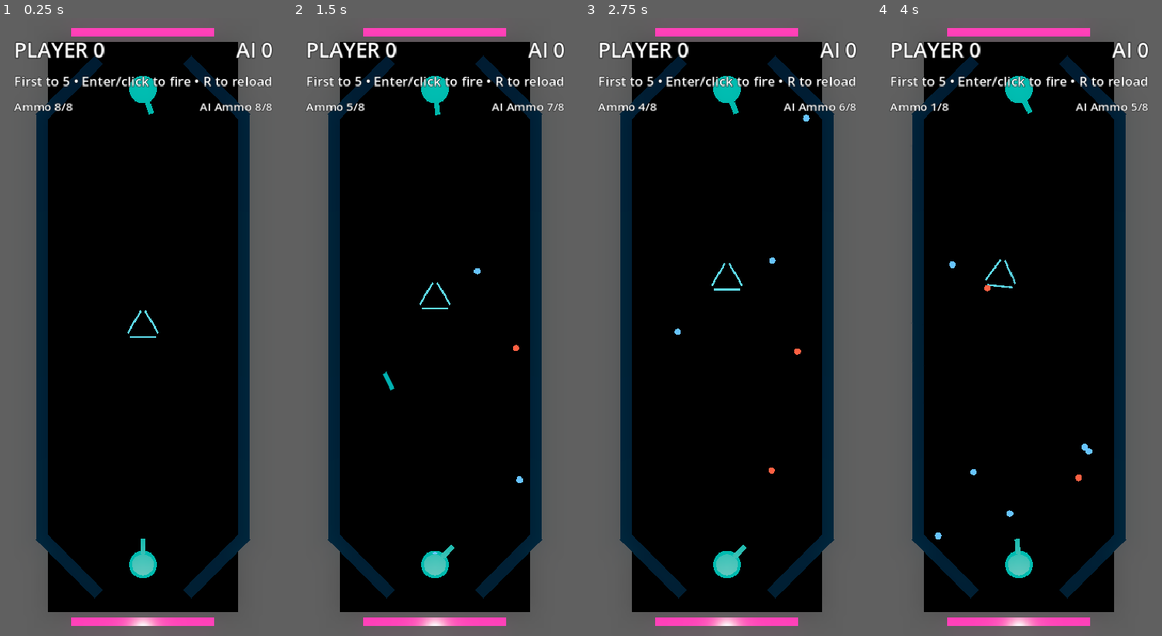
Above: before the commit, frames 1-4 (left to right).
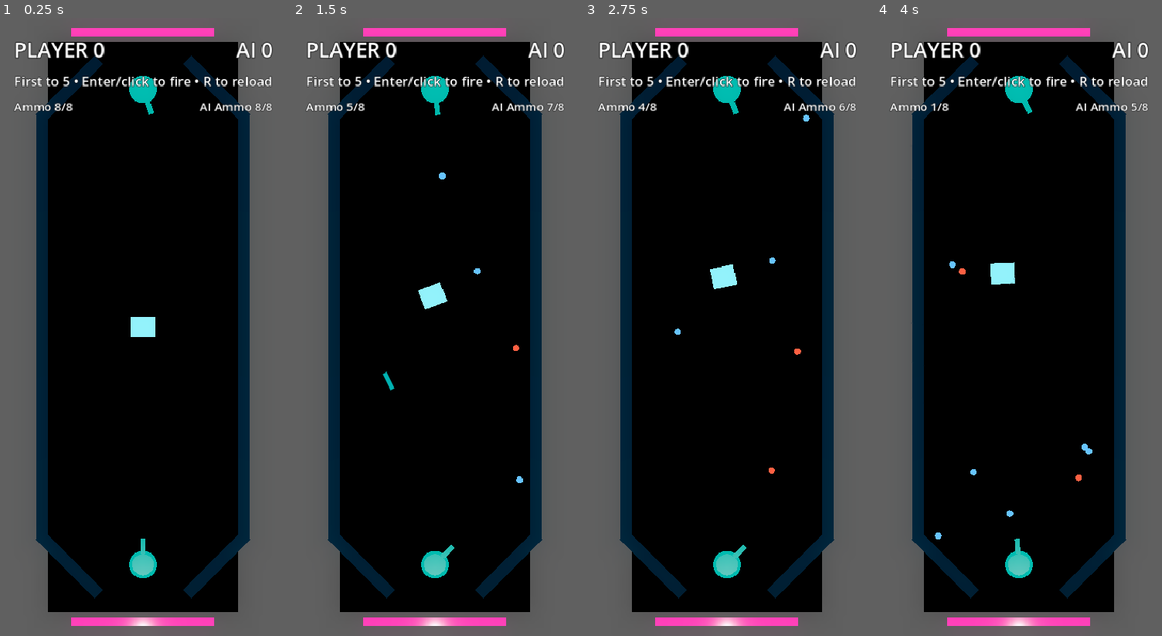
Above: after the commit, the same moments.

Repository: mchambers-mojang/sweet-vinegar-games
Game: Godot game, scene res://carom/scenes/carom_arena.tscn
Same seed, same stepped clock (60 frames per second), same inputs: the game is played once before the commit and once after it. This scene is started directly instead of the project's main scene.
Inputs (mouse positions are in pixels of both pictures, inside the frame that each line leads up to):
- Up to frame 1 (0.25 s): no input
- Up to frame 2 (1.5 s): tap Enter (ui_accept) at 0.5, 0.77, 1.25 s; move the mouse to (497, 296) at 0.52 s; hold Right (ui_right) 0.53-1.25 s; hold Shift 0.53-1.25 s; click (497, 296) at 0.67 s; drag from (377, 357) to (420, 450) at 1.27 s
- Up to frame 3 (2.75 s): tap Enter (ui_accept) at 2 s; move the mouse to (755, 191) at 2.02 s; hold Right (ui_right) from 2.03 s (still down); tap Ctrl at 2.1 s
- Up to frame 4 (4 s): release Right (ui_right) at 2.75 s; tap Enter (ui_accept) at 2.75, 3.5, 3.77 s; drag from (1004, 450) to (933, 234) at 2.77 s; move the mouse to (1104, 419) at 3.52 s; hold Left (ui_left) from 3.53 s (still down); tap R at 3.6 s

The runs differ from the first frame. In frame 1, 0.3% of the frame differs, in the area x 44-56%, y 47-52%; in frame 2, 0.3%; in frame 3, 0.3%; in frame 4, 0.4%, in the area x 28-49%, y 39-45%.

Commit message:
fix: use CylinderShape3D for reliable puck collision + PrismMesh visual
ConvexPolygonShape3D wasn't aligning properly with visuals. Now:
- CylinderShape3D (r=0.5, h=0.3) for bulletproof collision
- PrismMesh (Godot built-in) for the triangle visual
- Both centered at same position — no alignment mismatch
- Spinning triangle visual, circular collision boundary

Co-authored-by: Copilot <223556219+Copilot@users.noreply.github.com>

Diff:
--- a/carom/scenes/carom_puck.tscn
+++ b/carom/scenes/carom_puck.tscn
@@ -1,22 +1,31 @@
-[gd_scene load_steps=6 format=3]
+[gd_scene load_steps=7 format=3]
 
 [ext_resource type="Script" path="res://carom/scripts/carom_puck.gd" id="1"]
 
-; Solid triangular prism collision — 6 vertices forming a filled triangle
-[sub_resource type="ConvexPolygonShape3D" id="1"]
-points = PackedVector3Array(0, 0.25, 0.5, 0.433, 0.25, -0.25, -0.433, 0.25, -0.25, 0, 0.55, 0.5, 0.433, 0.55, -0.25, -0.433, 0.55, -0.25)
+; Solid cylinder collision matching triangle circumradius
+[sub_resource type="CylinderShape3D" id="1"]
+height = 0.3
+radius = 0.5
 
-; Visual mesh — 3 box walls to show the triangle edges (neon outline look)
-[sub_resource type="BoxMesh" id="6"]
-size = Vector3(1.08, 0.28, 0.08)
+; Prism mesh for visual (Godot built-in triangular prism)
+[sub_resource type="PrismMesh" id="2"]
+size = Vector3(1.0, 0.28, 0.866)
 
-; Wall material — neon edges
+; Prism material — neon edges
 [sub_resource type="StandardMaterial3D" id="7"]
-albedo_color = Color(0.02, 0.08, 0.1, 1)
+albedo_color = Color(0.02, 0.08, 0.1, 0.6)
 emission_enabled = true
 emission = Color(0.1, 0.7, 0.8, 1)
 emission_energy_multiplier = 1.0
 roughness = 0.2
+
+; Wireframe-ish material — just edges visible
+[sub_resource type="StandardMaterial3D" id="8"]
+albedo_color = Color(0.01, 0.04, 0.05, 1)
+emission_enabled = true
+emission = Color(0.1, 0.7, 0.8, 1)
+emission_energy_multiplier = 1.2
+roughness = 0.1
 
 ; Physics material
 [sub_resource type="PhysicsMaterial" id="5"]
@@ -31,24 +40,13 @@
 angular_damp = 0.4
 continuous_cd = true
 
-; Single solid triangular prism collision
-[node name="PrismCollision" type="CollisionShape3D" parent="."]
+; Solid collision — cylinder ensures nothing passes through
+[node name="Collision" type="CollisionShape3D" parent="."]
+position = Vector3(0, 0.4, 0)
 shape = SubResource("1")
 
-; Visual: 3 edge meshes forming triangle outline (Geometry Wars style)
-[node name="EdgeAMesh" type="MeshInstance3D" parent="."]
-position = Vector3(0, 0.4, 0.42)
-mesh = SubResource("6")
-material_override = SubResource("7")
-
-[node name="EdgeBMesh" type="MeshInstance3D" parent="."]
-position = Vector3(0.364, 0.4, -0.21)
-rotation = Vector3(0, 2.094, 0)
-mesh = SubResource("6")
-material_override = SubResource("7")
-
-[node name="EdgeCMesh" type="MeshInstance3D" parent="."]
-position = Vector3(-0.364, 0.4, -0.21)
-rotation = Vector3(0, 4.189, 0)
-mesh = SubResource("6")
-material_override = SubResource("7")
+; Visual triangular prism
+[node name="PrismMesh" type="MeshInstance3D" parent="."]
+position = Vector3(0, 0.4, 0)
+mesh = SubResource("2")
+material_override = SubResource("8")
